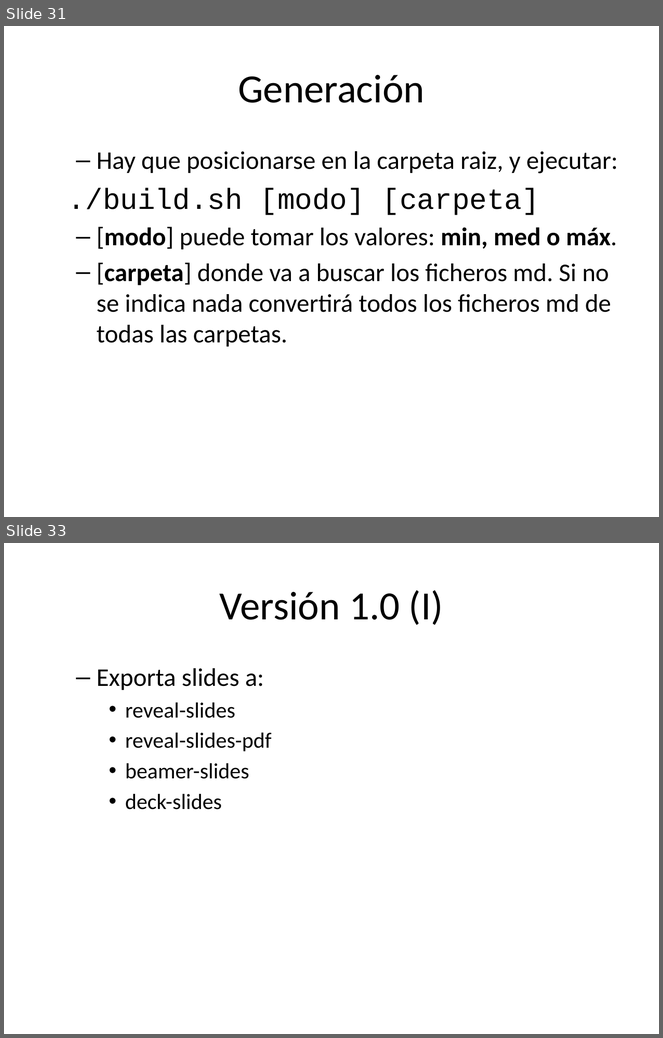
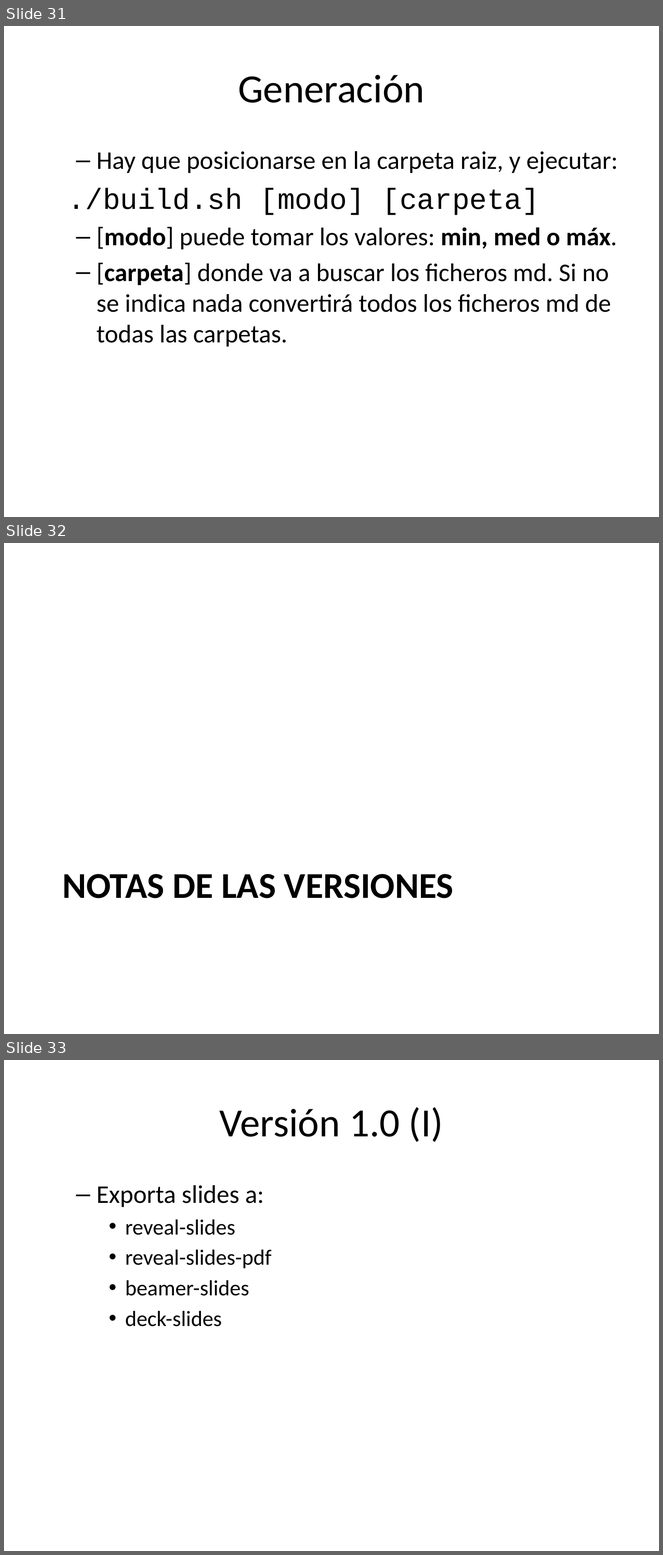
Before and after one commit to asanzdiego/markdownslides, a slide deck: doc/export/leeme-slides.pptx. Shown one above the other, each under a label of ours: slides 31 and 33 before the commit, slides 31, 32 and 33 after it; the slides between them are not shown. The pictures are 663x1038 and 663x1555 pixels, drawn with LibreOffice and Linux fonts; fonts in the diff are those of the drawing. Boxes give left, top, right and bottom in pixels: in the first picture for what was removed or moved away, otherwise in the second. Text is boxed around its words. In the diff, an @@ line names an element or a change of style, - is before the commit and + after.

```diff
--- a/doc/export/leeme-slides.pptx
+++ b/doc/export/leeme-slides.pptx
@@ slide 32 added at bbox=[4, 543, 659, 1034], background #FFFFFF @@
@@ title added at bbox=[62, 874, 454, 899], 40 pt, text #000000, bold @@
+NOTAS DE LAS VERSIONES
```
Also in this commit, not shown: 1 slide removed, 24 other files.
